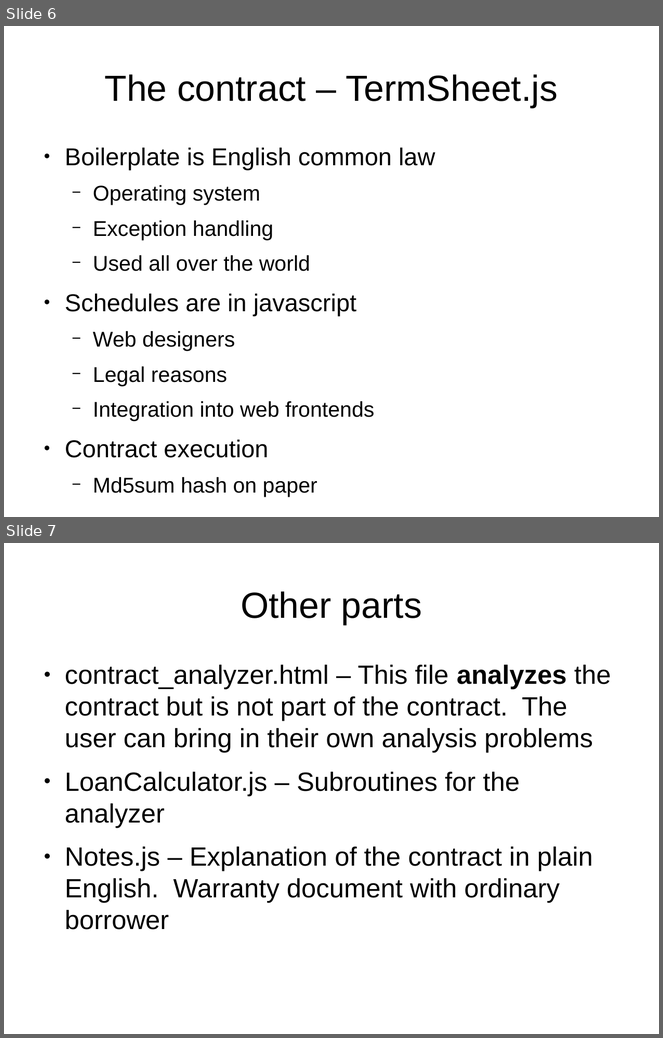
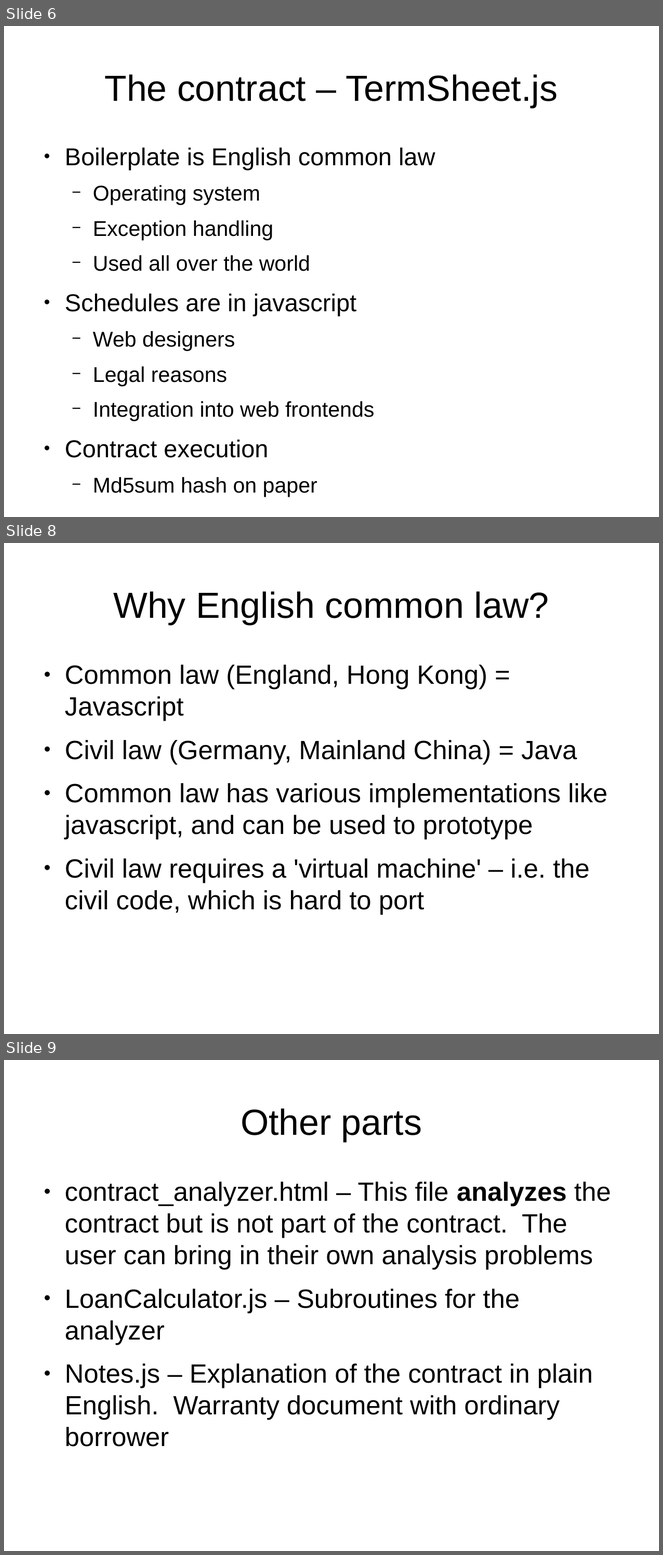
Before and after one commit to joequant/bitquant, a slide deck: pitchdecks/tech.odp. Shown one above the other, each under a label of ours: slides 6 and 7 before the commit, slides 6, 8 and 9 after it; the slides between them are not shown. The pictures are 663x1038 and 663x1555 pixels, drawn with LibreOffice and Linux fonts; fonts in the diff are those of the drawing. Boxes give left, top, right and bottom in pixels: in the first picture for what was removed or moved away, otherwise in the second. Text is boxed around its words. In the diff, an @@ line names an element or a change of style, - is before the commit and + after.

```diff
--- a/pitchdecks/tech.odp
+++ b/pitchdecks/tech.odp
@@ slide 8 added at [4,543,659,1034], background #FFFFFF @@
@@ title added at [113,591,549,625], 44 pt, text #000000 @@
+Why English common law?
@@ text added at [65,665,608,915], 32 pt, text #000000 @@
+● Common law (England, Hong Kong) = Javascript
+● Civil law (Germany, Mainland China) = Java
+● Common law has various implementations like javascript, and can be used to prototype
+● Civil law requires a 'virtual machine' – i.e. the civil code, which is hard to port
@@ what was slide 7 is now slide 9 @@
```
Also in this commit, not shown: 1 slide changed, 3 other slides added, 2 slides removed, 1 other file.
